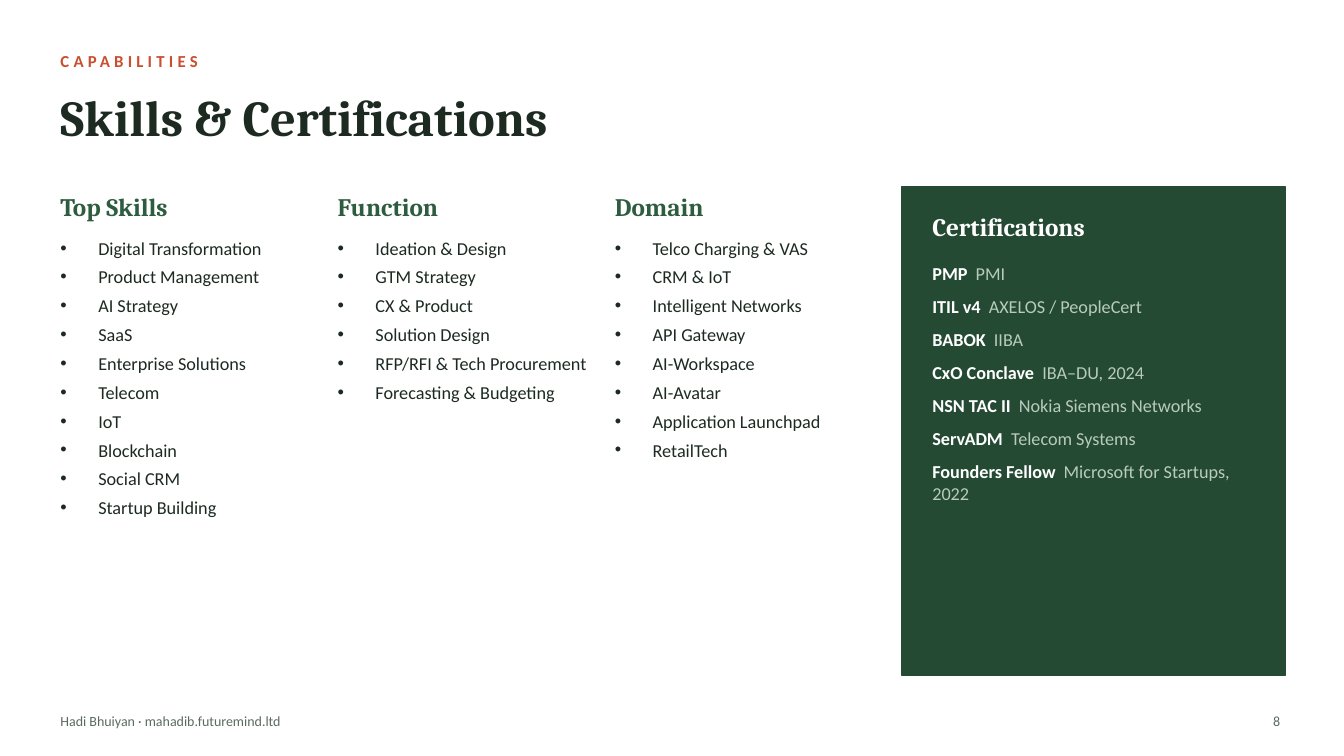
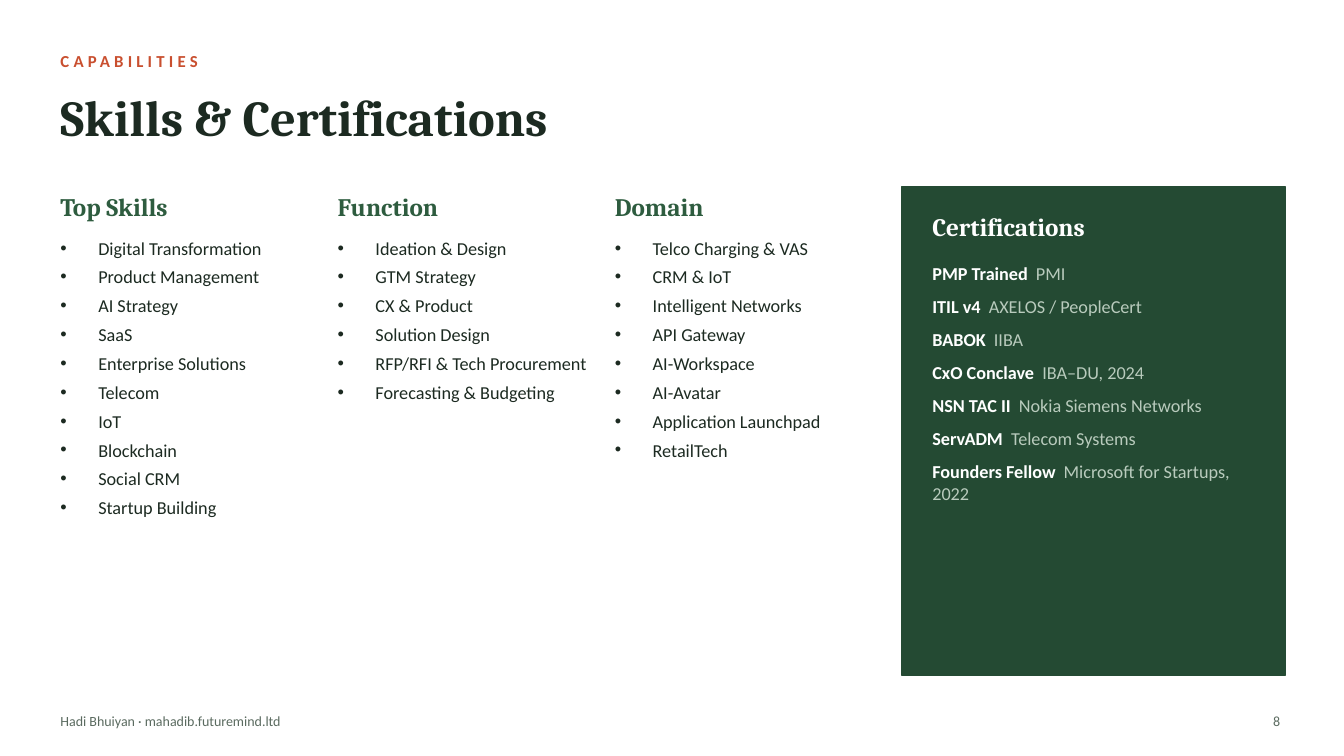
Before and after one commit to tamanna3v/mahadib_portfolio, a slide deck: slide 8 of assets/hadi-bhuiyan-profile.pptx. Drawn at 1344x756 pixels with LibreOffice and Linux fonts; fonts in the diff are those of the drawing. Boxes give left, top, right and bottom in pixels: in the first picture for what was removed or moved away, otherwise in the second. Text is boxed around its words. In the diff, an @@ line names an element or a change of style, - is before the commit and + after.

```diff
--- a/assets/hadi-bhuiyan-profile.pptx
+++ b/assets/hadi-bhuiyan-profile.pptx
@@ text at (x1=932, y1=267, x2=1065, y2=280): text changed @@
-PMP PMI
+PMP Trained PMI
```
Also in this commit, not shown: 1 other file.
